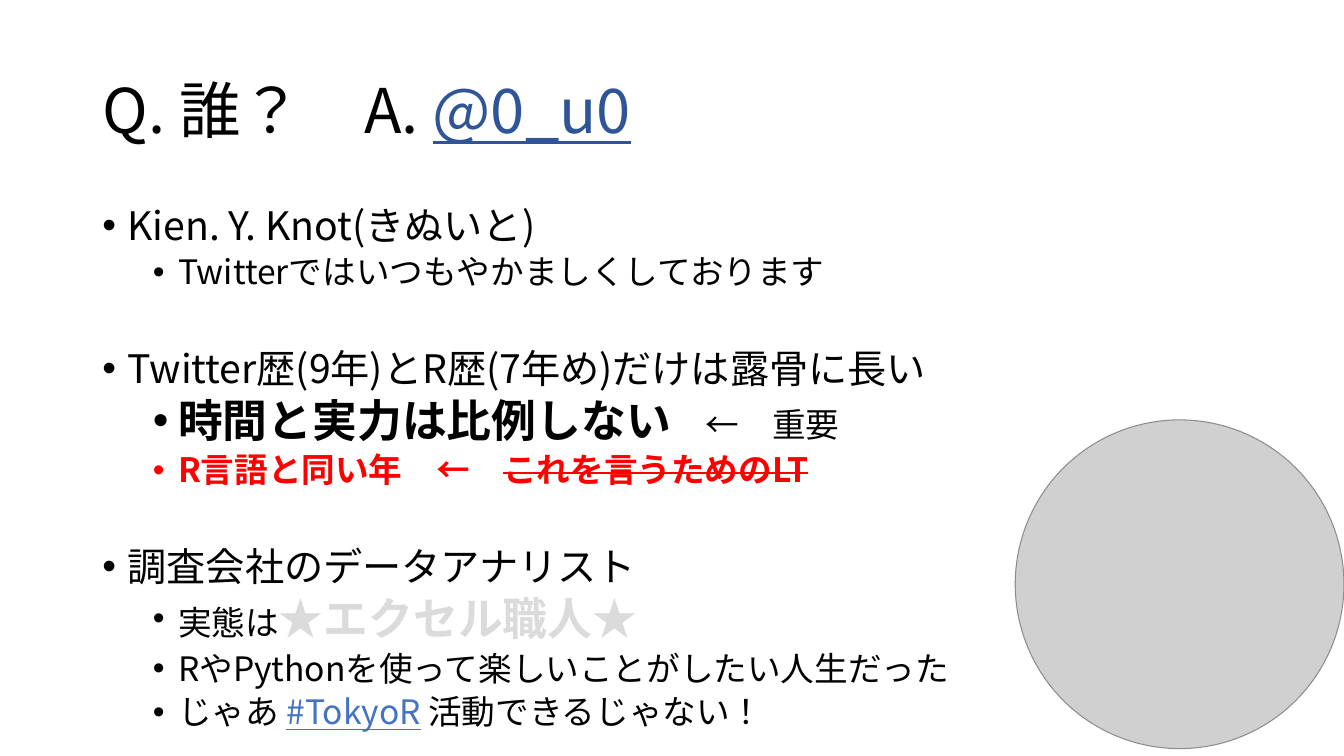
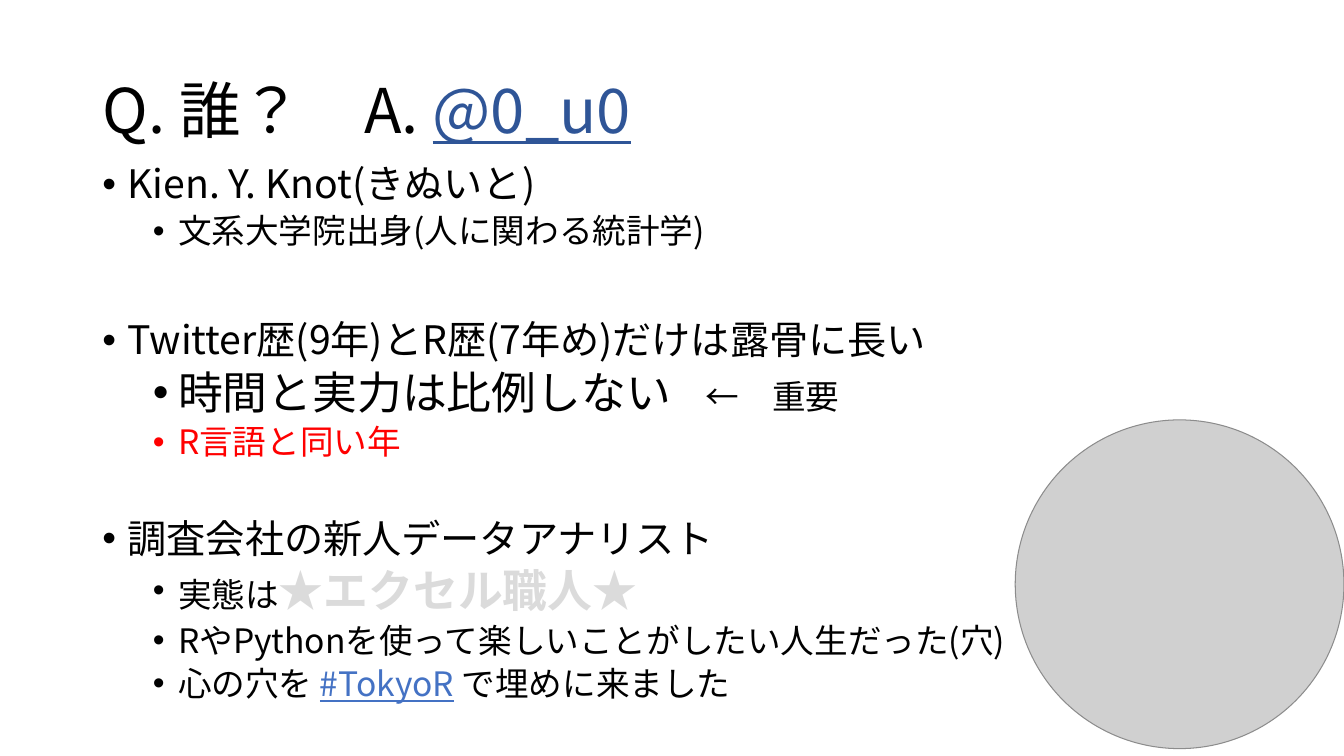
Before and after one commit to 8-u8/Kaggle, a slide deck: slide 3 of Santander/output/caretパッケージを使ったXGBoostのformula型.pptx. Drawn at 1344x756 pixels with LibreOffice and Linux fonts; fonts in the diff are those of the drawing; grey boxes stand for pictures. Boxes give left, top, right and bottom in pixels: in the first picture for what was removed or moved away, otherwise in the second. Text is boxed around its words. In the diff, an @@ line names an element or a change of style, - is before the commit and + after.

```diff
--- a/Santander/output/caretパッケージを使ったXGBoostのformula型.pptx
+++ b/Santander/output/caretパッケージを使ったXGBoostのformula型.pptx
@@ text "Kien. Y. Knot(きぬいと)" moved from (x1=128, y1=208, x2=949, y2=732) to (x1=128, y1=166, x2=1005, y2=704) @@
@@ text at (x1=178, y1=214, x2=705, y2=250): text changed @@
-  • Twitterではいつもやかましくしております
+  • 文系大学院出身(人に関わる統計学)
@@ text at (x1=178, y1=371, x2=671, y2=413): bold off in "時間と実力は比例しない" @@
@@ text at (x1=128, y1=425, x2=714, y2=556): text changed; size 24 to 28 pt; text colour #FF0000 to #000000; bold off @@
-  • R言語と同い年 ← これを言うためのLT
-• 調査会社のデータアナリスト
+  • R言語と同い年
+• 調査会社の新人データアナリスト
@@ text at (x1=178, y1=624, x2=1005, y2=704): text changed @@
-  • RやPythonを使って楽しいことがしたい人生だった
-  • じゃあ #TokyoR 活動できるじゃない！
+  • RやPythonを使って楽しいことがしたい人生だった(穴)
+  • 心の穴を #TokyoR で埋めに来ました
```
Also in this commit, not shown: 7 other slides changed.
